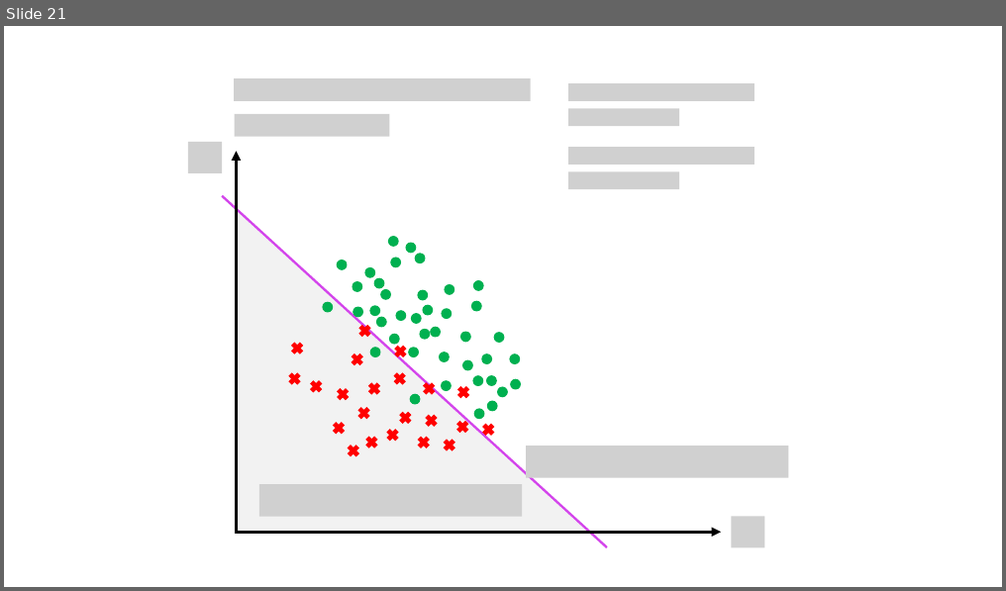
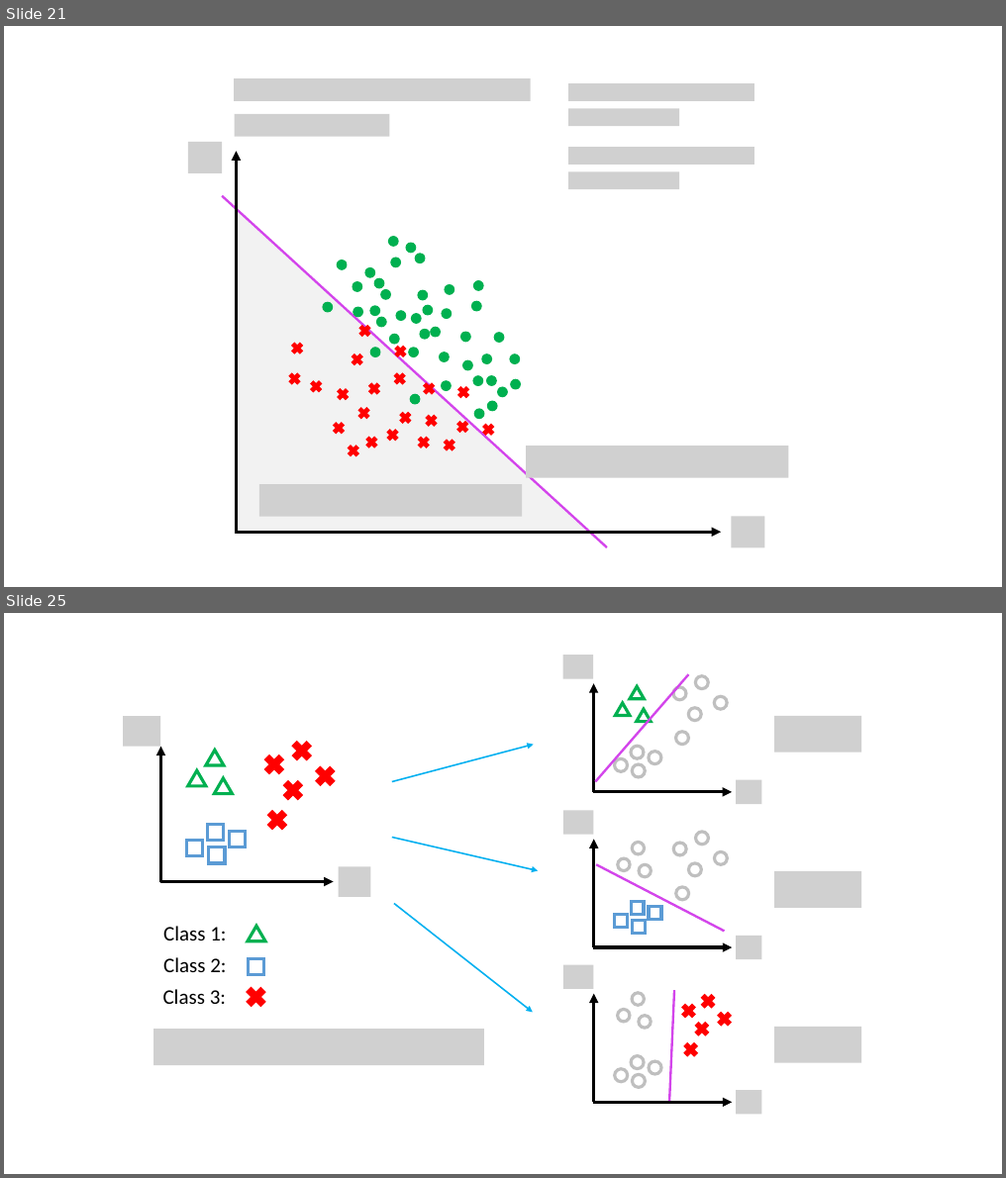
Before and after one commit to tankeryang/tankeryang.github.io, a slide deck: _mysource/演示文稿1.pptx. Shown one above the other, each under a label of ours: slide 21 before the commit, slides 21 and 25 after it; the slides between them are not shown. The pictures are 1006x591 and 1006x1178 pixels, drawn with LibreOffice and Linux fonts; fonts in the diff are those of the drawing; grey boxes stand for pictures. Boxes give left, top, right and bottom in pixels: in the first picture for what was removed or moved away, otherwise in the second. Text is boxed around its words. In the diff, an @@ line names an element or a change of style, - is before the commit and + after.

```diff
--- a/_mysource/演示文稿1.pptx
+++ b/_mysource/演示文稿1.pptx
@@ slide 25 added at box(4, 613, 1002, 1174), background #FFFFFF @@
@@ group added at box(123, 655, 862, 1115): 24 ellipses, 12 pictures, 11 arrows, 11 crosses, 9 rectangles, 7 triangles, 3 texts, 3 lines @@
+Class 1:
+Class 2:
+Class 3:
```
Also in this commit, not shown: 3 other slides added, 14 other files.
